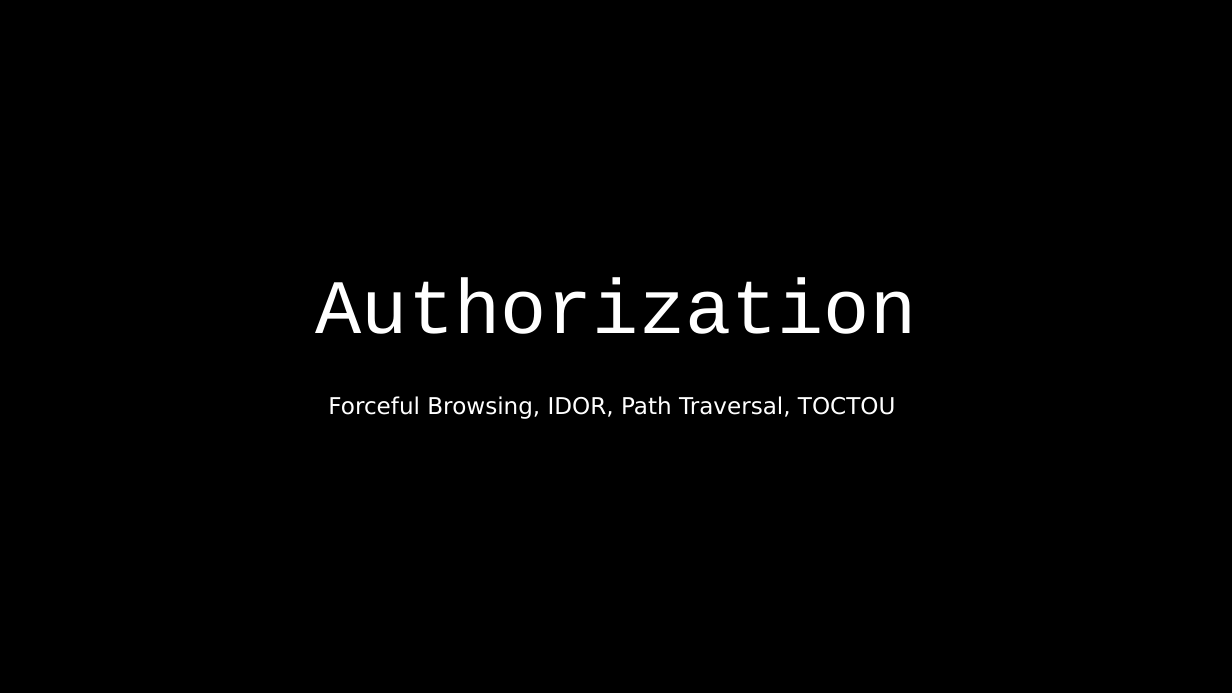
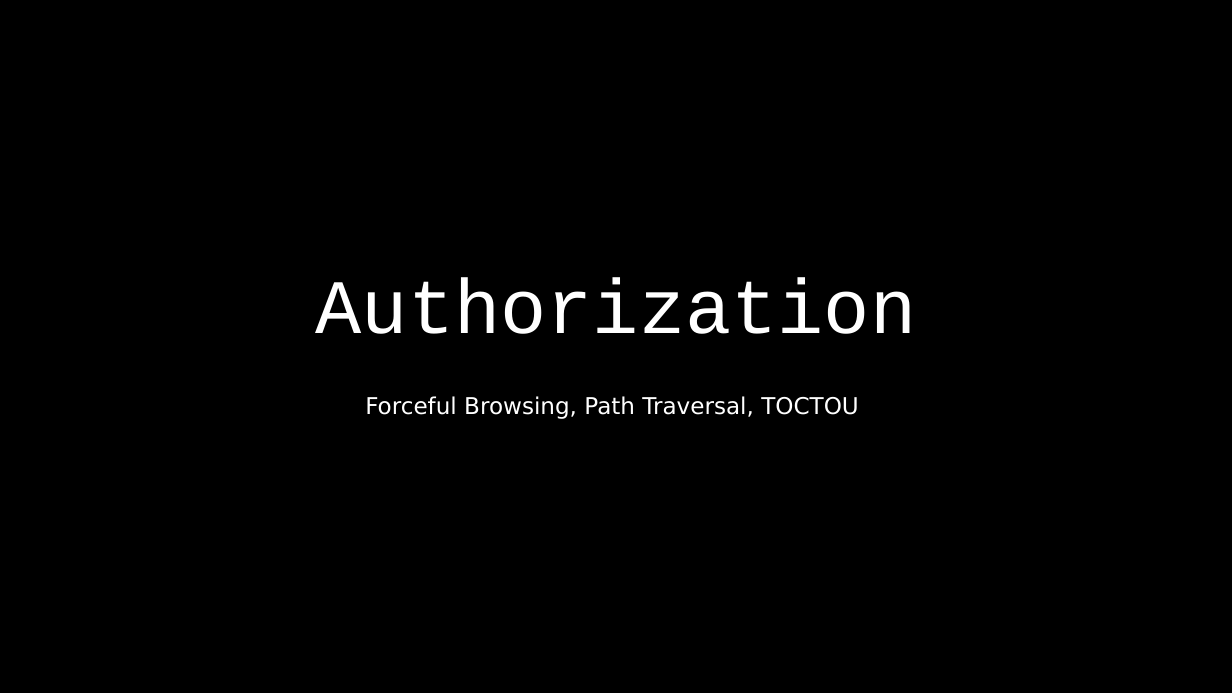
Before and after one commit to dschwarz91/websec-lecture, a slide deck: slide 1 of slides/5_Authorization.pptx. Drawn at 1232x693 pixels with LibreOffice and Linux fonts; fonts in the diff are those of the drawing. Boxes give left, top, right and bottom in pixels: in the first picture for what was removed or moved away, otherwise in the second. Text is boxed around its words. In the diff, an @@ line names an element or a change of style, - is before the commit and + after.

Commit message:
removed IDOR as a separate vulnerability and merged it in forceful browsing. Added some details for authorization checks.

```diff
--- a/slides/5_Authorization.pptx
+++ b/slides/5_Authorization.pptx
@@ subtitle at (x1=365, y1=396, x2=859, y2=419): text changed @@
-Forceful Browsing, IDOR, Path Traversal, TOCTOU
+Forceful Browsing, Path Traversal, TOCTOU
```
Also in this commit, not shown: 12 other slides changed, 9 slides added.
